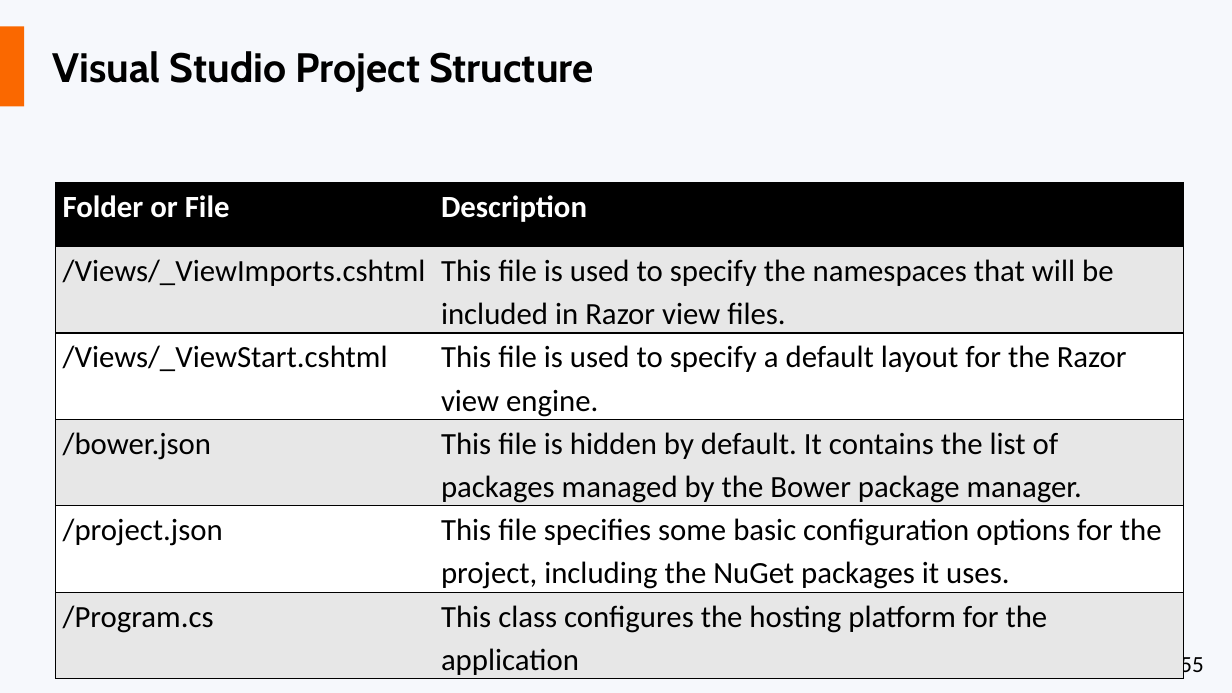
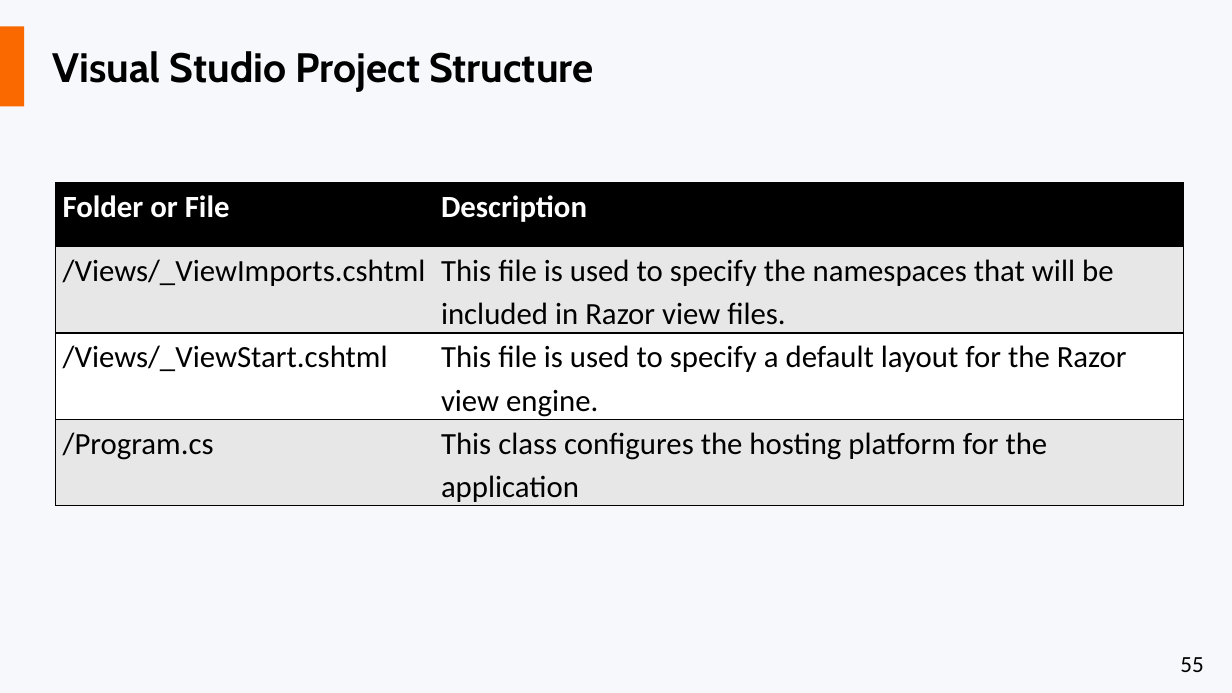
Before and after one commit to liviucotfas/ase-web-and-cloud-applications-security, a slide deck: slide 55 of Presentation ASPNET MVC Core - Part I.pptx. Drawn at 1232x693 pixels with LibreOffice and Linux fonts; fonts in the diff are those of the drawing. Boxes give left, top, right and bottom in pixels: in the first picture for what was removed or moved away, otherwise in the second. Text is boxed around its words. In the diff, an @@ line names an element or a change of style, - is before the commit and + after.

```diff
--- a/Presentation ASPNET MVC Core - Part I.pptx
+++ b/Presentation ASPNET MVC Core - Part I.pptx
@@ table at (55, 182, 1183, 506) @@
-row 4: /bower.json | This file is hidden by default. It contains the list of packages managed by the Bower package manager.
-row 5: /project.json | This file specifies some basic configuration options for the project, including the NuGet packages it uses.
```
Also in this commit, not shown: 7 other slides changed.
